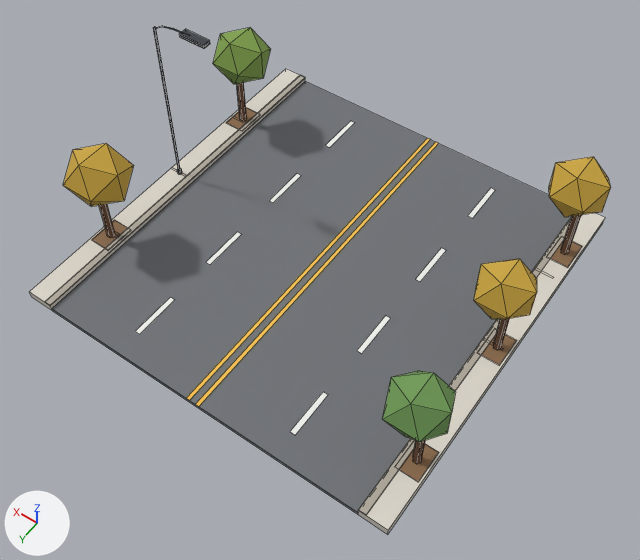
Two versions of the FBX model Modeller/Binalar/Yol_cadde_agacli_Hafif.fbx, one commit apart.
Rendered twice from a 50 mm camera at (-7.89, 11.3, 16.79) aimed at (-0.82, 1.41, 1.24). The lights are fixed; the arrows at lower left show +X, +Y and +Z. The picture after the commit comes second. Mesh edges are drawn as thin lines. Where no turn or scale is listed for an object, it has been applied to the vertices. Vertices at exactly the same position are counted once.

In view in the first picture: 'Yol_cadde_agacli_Hafif'.
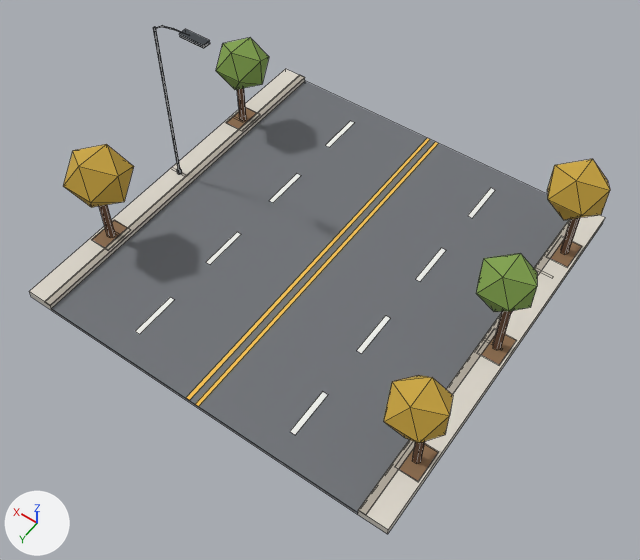
Changed parts and their boxes [x1, y1, x2, y2] in the pictures (640 x 560 px; the box of a moved part takes in the faces that stretch with it):
```json
{"object": "Yol_cadde_agacli_Hafif", "change": "reshaped, recoloured", "before": [29, 26, 611, 534], "after": [29, 26, 610, 534]}
{"part": 1, "of": "me_yol_cadde_agacli_hafif", "change": "moved or reshaped", "before": [549, 157, 611, 217], "after": [547, 159, 610, 220]}
{"part": 2, "of": "me_yol_cadde_agacli_hafif", "change": "moved or reshaped", "before": [474, 259, 537, 319], "after": [476, 253, 537, 312]}
{"part": 3, "of": "me_yol_cadde_agacli_hafif", "change": "moved or reshaped", "before": [383, 371, 455, 442], "after": [384, 375, 453, 443]}
{"part": 4, "of": "me_yol_cadde_agacli_hafif", "change": "moved or reshaped", "before": [213, 27, 271, 84], "after": [216, 38, 269, 90]}
{"part": 5, "of": "me_yol_cadde_agacli_hafif", "change": "moved or reshaped", "before": [561, 215, 581, 254], "after": [561, 218, 580, 254]}
{"part": 6, "of": "me_yol_cadde_agacli_hafif", "change": "moved or reshaped", "before": [493, 319, 509, 350], "after": [493, 311, 512, 350]}
{"part": 7, "of": "me_yol_cadde_agacli_hafif", "change": "moved or reshaped", "before": [237, 82, 247, 121], "after": [237, 88, 246, 121]}
{"part": 8, "of": "me_yol_cadde_agacli_hafif", "change": "recoloured", "before": [474, 259, 537, 319], "after": [476, 253, 537, 312]}
{"part": 9, "of": "me_yol_cadde_agacli_hafif", "change": "recoloured", "before": [384, 375, 453, 442], "after": [384, 375, 453, 442]}
```

Scene script edits in JSON lines:
```json
{"block": "me_yol_cadde_agacli_hafif", "where": "me_yol_cadde_agacli_hafif.from_pydata(...)  # 332 vertices, 256 faces; spans x -5.19..5.19, y -5.0..5.0, z 0.0..5.01"}
{"block": "me_yol_cadde_agacli_hafif", "where": "# used by ob_yol_cadde_agacli_hafif; location = (0.0, 0.0, 0.0)"}
{"block": "me_yol_cadde_agacli_hafif", "where": "# before: 186 (-4.58, -3.4, 1.82), 187 (-4.63, -3.31, 1.82), 188 (-4.73, -3.31, 1.82), 189 (-4.78, -3.4, 1.82), 190 (-4.73, -3.49, 1.82)"}
{"block": "me_yol_cadde_agacli_hafif", "where": "# before: 191 (-4.63, -3.49, 1.82)"}
{"block": "me_yol_cadde_agacli_hafif", "where": "# before: 218 (-4.58, 0.0, 1.68), 219 (-4.63, 0.09, 1.68), 220 (-4.73, 0.09, 1.68), 221 (-4.78, 0.0, 1.68), 222 (-4.73, -0.09, 1.68)"}
{"block": "me_yol_cadde_agacli_hafif", "where": "# before: 223 (-4.63, -0.09, 1.68)"}
{"block": "me_yol_cadde_agacli_hafif", "where": "# before: 282 (4.74, -2.6, 1.86), 283 (4.69, -2.51, 1.86), 284 (4.59, -2.51, 1.86), 285 (4.54, -2.6, 1.86), 286 (4.59, -2.69, 1.86)"}
{"block": "me_yol_cadde_agacli_hafif", "where": "# before: 287 (4.69, -2.69, 1.86)"}
{"block": "me_yol_cadde_agacli_hafif", "change": "me_yol_cadde_agacli_hafif part 1: the loose piece of 12 vertices spanning x -5.19..-3.87, y -4.06..-2.74, z 1.73..2.99 is scaled about its middle by 1.01, then moved by (0.0, 0.0, -0.09)"}
{"block": "me_yol_cadde_agacli_hafif", "change": "me_yol_cadde_agacli_hafif part 2: the loose piece of 12 vertices spanning x -5.16..-3.89, y -0.64..0.64, z 1.6..2.81 is scaled about its middle by 0.956, then moved by (0.0, 0.0, 0.21)"}
{"block": "me_yol_cadde_agacli_hafif", "change": "me_yol_cadde_agacli_hafif part 3: the loose piece of 12 vertices spanning x -5.18..-3.88, y 2.75..4.05, z 1.64..2.88 is scaled about its middle by 0.955, then moved by (0.0, 0.0, -0.11)"}
{"block": "me_yol_cadde_agacli_hafif", "change": "me_yol_cadde_agacli_hafif part 4: the loose piece of 12 vertices spanning x 3.83..5.16, y -3.27..-1.93, z 1.77..3.04 is scaled about its middle by 0.931, then moved by (0.0, 0.0, -0.25)"}
{"block": "me_yol_cadde_agacli_hafif", "change": "me_yol_cadde_agacli_hafif part 5"}
{"op": "add", "block": "me_yol_cadde_agacli_hafif", "code": "for i in [*range(186, 192)]: me_yol_cadde_agacli_hafif.vertices[i].co += Vector((0.0, 0.0, -0.09))"}
{"block": "me_yol_cadde_agacli_hafif", "change": "me_yol_cadde_agacli_hafif part 6"}
{"op": "add", "block": "me_yol_cadde_agacli_hafif", "code": "for i in [*range(218, 224)]: me_yol_cadde_agacli_hafif.vertices[i].co += Vector((0.0, 0.0, 0.24))"}
{"block": "me_yol_cadde_agacli_hafif", "change": "me_yol_cadde_agacli_hafif part 7"}
{"op": "add", "block": "me_yol_cadde_agacli_hafif", "code": "for i in [*range(282, 288)]: me_yol_cadde_agacli_hafif.vertices[i].co += Vector((0.0, 0.0, -0.21))"}
{"block": "me_yol_cadde_agacli_hafif", "change": "me_yol_cadde_agacli_hafif part 8: 20 of the faces centred in x -5.08..-3.97, y -0.56..0.56, z 1.68..2.74 switch from mat_agac_c9a43c (yellow #c9a43c) to mat_agac_7fa04a (green #7fa04a)"}
{"block": "me_yol_cadde_agacli_hafif", "change": "me_yol_cadde_agacli_hafif part 9: all 20 faces that had it switch from mat_agac_6f9a55 (green #6f9a55) to mat_agac_c9a43c (yellow #c9a43c)"}
```
